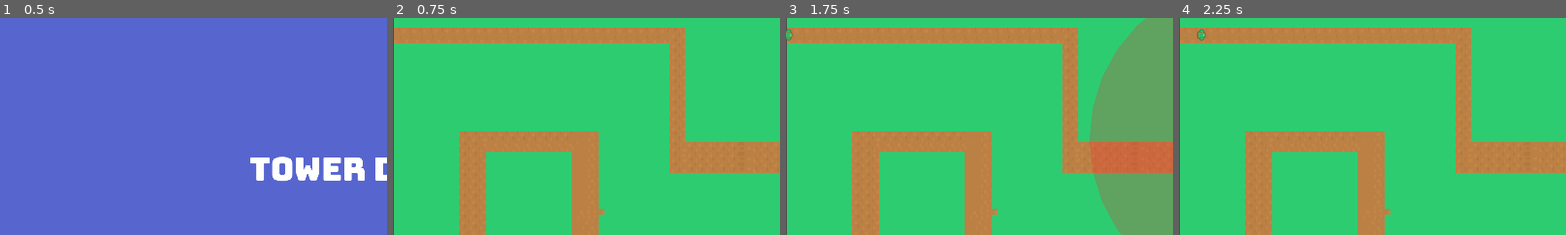
Above: before the commit, frames 1-4 (left to right).
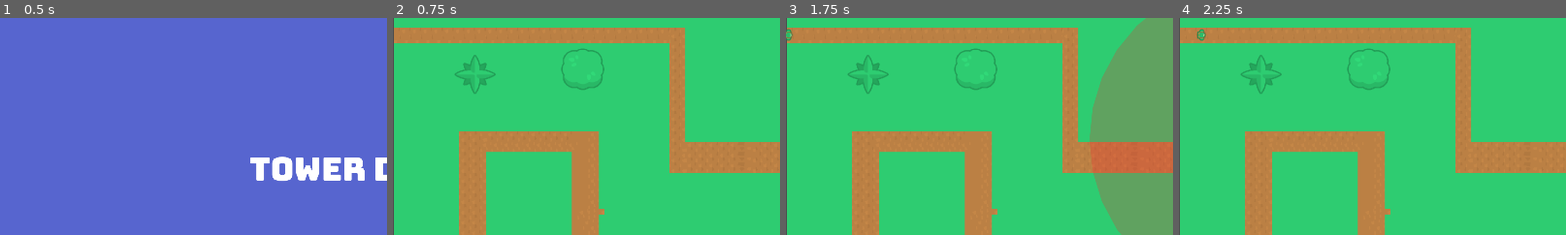
Above: after the commit, the same moments.

Repository: Robbedebie/Tower-Defense
Game: Godot game, scene res://main_menu.tscn
Same seed, same stepped clock (60 frames per second), same inputs: the game is played once before the commit and once after it.
Inputs (mouse positions are % of the whole screen's width and height, from its top left):
- Up to frame 1 (0.5 s): no input
- Up to frame 2 (0.75 s): click "New Game" at 0.5 s
- Up to frame 3 (1.75 s): tap Enter at 1.25 s; drag from (89, 57) to (60, 28) at 1.27 s
- Up to frame 4 (2.25 s): drag from (94, 57) to (63, 30) at 2.02 s
The pictures show only the part of the screen within x 0-50%, y 0-50%; the shares and areas given below are measured in that part.

Frame 1 is identical in both runs. In frame 2, 0.6% of the frame differs, in the area x 16-55%, y 14-35%; in frame 3, 0.6%; in frame 4, 0.6%.

Commit message:
changes in main?

Diff:
--- a/main.tscn
+++ b/main.tscn
@@ -16,6 +16,14 @@
 [node name="TileMap" parent="." instance=ExtResource("1_5ihr7")]
 position = Vector2(-937, -522)
 scale = Vector2(0.834552, 0.803742)
+layer_0/name = "GroundLayer"
+layer_1/name = "TopLayer"
+layer_1/enabled = true
+layer_1/modulate = Color(1, 1, 1, 1)
+layer_1/y_sort_enabled = false
+layer_1/y_sort_origin = 0
+layer_1/z_index = 0
+layer_1/tile_data = PackedInt32Array(458763, 2490368, 10, 458767, 2555904, 10, 720911, 2555904, 11, 720907, 2490368, 11, 393247, 1966080, 10, 393251, 2031616, 10, 655395, 2031616, 11, 655391, 1966080, 11)
 
 [node name="PathSpawner" type="Node2D" parent="."]
 position = Vector2(-830, -494)
